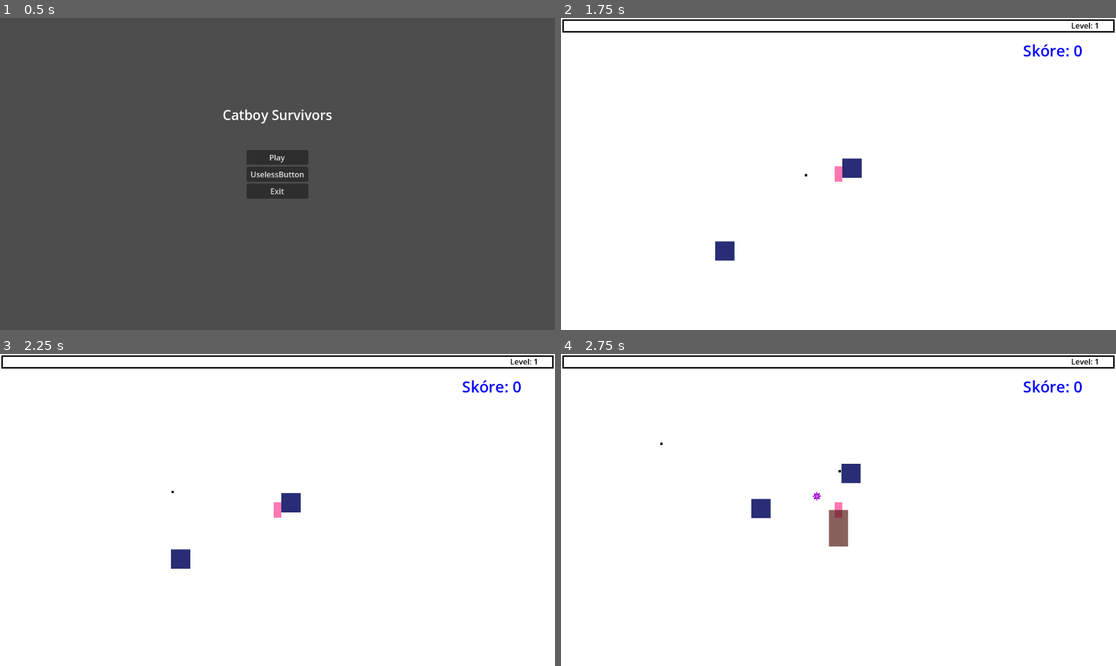
Above: before the commit, frames 1-4 (two rows, left to right).
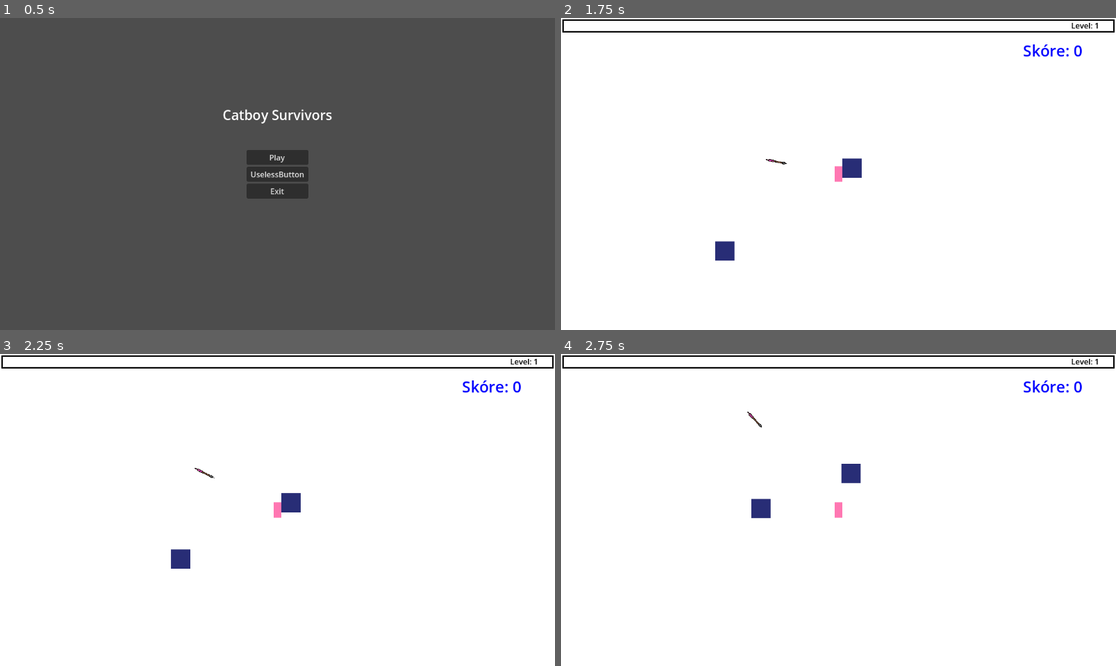
Above: after the commit, the same moments.

Repository: TaroAsukai/Catboy-Survivors
Game: Godot game, scene res://MainScene/MainMenu/menu.tscn
Same seed, same stepped clock (60 frames per second), same inputs: the game is played once before the commit and once after it.
Inputs:
- Up to frame 1 (0.5 s): no input
- Up to frame 2 (1.75 s): click "Play" at 0.5 s; hold D (moveRight) from 1.28 s (still down)
- Up to frame 3 (2.25 s): release D (moveRight) at 2.03 s; hold S (moveDown) from 2.03 s (still down)
- Up to frame 4 (2.75 s): keep holding S (moveDown)

Frame 1 is identical in both runs. In frame 2, less than 0.1% of the frame differs, in the area x 36-45%, y 45-51%; in frame 3, less than 0.1%; in frame 4, 0.5%, in the area x 17-52%, y 18-62%.

Commit message:
added arrow attack

Diff:
--- a/Player/Attack/MagicBall2/MagicBall2.gd
+++ b/Player/Attack/MagicBall2/MagicBall2.gd
@@ -21,8 +21,6 @@
 func _on_timer_timeout():
 	queue_free()
 
-
-
 func _on_body_entered(body):
 	if body.is_in_group("Enemies"):
 		body.get_hit(damage)
--- /dev/null
+++ b/Player/Attack/YonduArrow/yondu_arrow.gd
@@ -0,0 +1,109 @@
+extends Area2D
+
+var level = 1
+var damage = 3
+var speed = 400
+var paths = 1
+var cooldown = 4.0
+
+var target = Vector2.ZERO
+var target_array = []
+var direction = Vector2.ZERO
+var resetPosition = Vector2.ZERO
+
+@onready var player = get_tree().get_first_node_in_group("player")
+@onready var collision = $CollisionShape2D
+@onready var attackTimer = get_node("%AttackTimer")
+@onready var ChangeDirectionTimer = get_node("%ChangeDirection")
+@onready var resetPosTimer = get_node("%ResetPosTimer")
+signal remove_from_array(object)
+
+func _ready():
+	updateArrow()
+	#_on_reset_pos_timer_timeout()
+
+func updateArrow():
+	level = player.arrowLevel
+	match level:
+		1:
+			damage = 3
+			speed = 500
+			paths = 1
+
+	attackTimer.wait_time = cooldown
+
+func _physics_process(delta):
+	if (target_array.size() > 0):
+		position += direction * speed * delta
+	else:
+		var playerDirection = global_position.direction_to(resetPosition)
+		var distanceDif = global_position - player.global_position
+		var returnSpeed = 50
+		if (abs(distanceDif.x) > 500 or abs(distanceDif.y) > 500):
+			returnSpeed = 250
+		position += playerDirection * returnSpeed * delta
+		rotation = global_position.direction_to(player.global_position).angle() + deg_to_rad(135)
+
+func addPaths():
+	emit_signal("remove_from_array", self)
+	target_array.clear()
+	for i in range(paths):
+		var newPath = player.get_target()
+		target_array.append(newPath)
+		enableAttack(true)
+	target = target_array[0]
+	processPath()
+
+func processPath():
+	if (target == null):
+		ChangeDirectionTimer.start()
+		return
+
+	direction = global_position.direction_to(target)
+	ChangeDirectionTimer.start()
+	var tween = create_tween()
+	var newRotation = direction.angle() + deg_to_rad(135)
+	tween.tween_property(self, "rotation", newRotation, 0.25).set_trans(Tween.TRANS_QUINT).set_ease(Tween.EASE_OUT)
+	tween.play()
+
+func _on_attack_timer_timeout():
+	addPaths()
+
+func enableAttack(attack = true):
+	if (attack == true):
+		collision.call_deferred("set", "disabled", false)
+	else:
+		collision.call_deferred("set", "disabled", true)
+
+func _on_change_direction_timeout():
+	if (target_array.size() > 0):
+		target_array.remove_at(0)
+		if (target_array.size() > 0):
+			target = target_array[0]
+			processPath()
+			emit_signal("remove_from_array", self)
+		else:
+			enableAttack(false)
+	else:
+		ChangeDirectionTimer.stop()
+		attackTimer.start()
+		enableAttack(false)
+
+
+#func _on_reset_pos_timer_timeout():
+	var chooseDirection = randi() % 4
+	resetPosition = player.global_position
+#	match chooseDirection:
+#		0:
+#			resetPosition.x += 50
+#		1:
+#			resetPosition.x -= 50
+#		2:
+#			resetPosition.y += 50
+#		3:
+#			resetPosition.y -= 50
+
+
+func _on_body_entered(body):
+	if body.is_in_group("Enemies"):
+		body.get_hit(damage)
--- /dev/null
+++ b/Player/Attack/YonduArrow/yondu_arrow.tscn
@@ -0,0 +1,42 @@
+[gd_scene load_steps=4 format=3 uid="uid://baukljklqmdno"]
+
+[ext_resource type="Texture2D" uid="uid://dpl0b8lnp8aor" path="res://Player/Attack/YonduArrow/YonduArrow.png" id="1_7yeo7"]
+[ext_resource type="Script" path="res://Player/Attack/YonduArrow/yondu_arrow.gd" id="1_58d6d"]
+
+[sub_resource type="RectangleShape2D" id="RectangleShape2D_oi6rn"]
+size = Vector2(5.65685, 45.2548)
+
+[node name="YonduArrow" type="Area2D"]
+top_level = true
+collision_layer = 8
+collision_mask = 8
+script = ExtResource("1_58d6d")
+
+[node name="Sprite2D" type="Sprite2D" parent="."]
+texture_filter = 1
+rotation = 4.71239
+texture = ExtResource("1_7yeo7")
+
+[node name="CollisionShape2D" type="CollisionShape2D" parent="."]
+rotation = -0.785398
+shape = SubResource("RectangleShape2D_oi6rn")
+disabled = true
+
+[node name="AttackTimer" type="Timer" parent="."]
+unique_name_in_owner = true
+wait_time = 4.0
+one_shot = true
+autostart = true
+
+[node name="ChangeDirection" type="Timer" parent="."]
+unique_name_in_owner = true
+
+[node name="ResetPosTimer" type="Timer" parent="."]
+unique_name_in_owner = true
+wait_time = 3.0
+autostart = true
+
+[connection signal="body_entered" from="." to="." method="_on_body_entered"]
+[connection signal="timeout" from="AttackTimer" to="." method="_on_attack_timer_timeout"]
+[connection signal="timeout" from="ChangeDirection" to="." method="_on_change_direction_timeout"]
+[connection signal="timeout" from="ResetPosTimer" to="." method="_on_reset_pos_timer_timeout"]
--- a/Player/Player.tscn
+++ b/Player/Player.tscn
@@ -61,7 +61,7 @@
 [sub_resource type="CircleShape2D" id="CircleShape2D_rouqy"]
 radius = 262.002
 
-[node name="Player" type="CharacterBody2D"]
+[node name="Player" type="CharacterBody2D" groups=["player"]]
 collision_mask = 13
 script = ExtResource("1_5ealv")
 
@@ -140,6 +140,9 @@
 [node name="MagicBall2Timer" type="Timer" parent="Attack"]
 unique_name_in_owner = true
 
+[node name="ArrowBase" type="Node2D" parent="Attack"]
+unique_name_in_owner = true
+
 [connection signal="area_entered" from="CollectArea" to="." method="_on_collect_area_area_entered"]
 [connection signal="area_entered" from="GrabArea" to="." method="_on_grab_area_area_entered"]
 [connection signal="body_entered" from="MagicBall2Range" to="." method="_on_magic_ball_2_range_body_entered"]
--- a/Scripts/Player.gd
+++ b/Scripts/Player.gd
@@ -5,15 +5,21 @@
 var projectile_scene = preload("res://Player/Bullets/Magic_Ball.tscn")
 var melee_scene = preload("res://Player/Melee/melee.tscn")
 var magicBall2 = preload("res://Player/Attack/MagicBall2/MagicBall2.tscn")
+var arrow = preload("res://Player/Attack/YonduArrow/yondu_arrow.tscn")
 var score = 0  # Skóre hráče
 var speed = 200
 
-#SPELL LEVEL
-var magicBall2Level = 1
+#SPELLs
+@onready var MagicBall2Timer = get_node("%MagicBall2Timer")
+@onready var ArrowBase = get_node("%ArrowBase")
+
+var magicBall2Level = 0
 var MagicBall2Cooldown = 2
 
-@onready var MagicBall2Timer = get_node("%MagicBall2Timer")
+var arrowLevel = 1
+var arrowCap = 1
 
+#ENEMIES
 var enemyInRange = []
 
 #PLAYER LEVEL
@@ -41,8 +47,8 @@
 	timer_melee.one_shot = false
 	timer_melee.connect("timeout", on_Timer_timeout_Melee)
 
-	add_child(timer)
-	add_child(timer_melee)
+	#add_child(timer)
+	#add_child(timer_melee)
 
 	attack()
 
@@ -85,6 +91,9 @@
 		MagicBall2Timer.wait_time = MagicBall2Cooldown
 		if (MagicBall2Timer.is_stopped()):
 			MagicBall2Timer.start()
+
+	if (arrowLevel > 0):
+		spawnArrow()
 
 func update_score(points):
 	score += points
@@ -150,7 +159,6 @@
 	else:
 		return null
 
-
 func _on_magic_ball_2_range_body_entered(body):
 	if not (enemyInRange.has(body)):
 		enemyInRange.append(body)
@@ -159,3 +167,12 @@
 func _on_magic_ball_2_range_body_exited(body):
 	if (enemyInRange.has(body)):
 		enemyInRange.erase(body)
+
+func spawnArrow():
+	var numberOfArrows = ArrowBase.get_child_count()
+	var arrowSpawns = arrowCap - numberOfArrows
+	if (arrowSpawns > 0):
+		var arrowSpawn = arrow.instantiate()
+		arrowSpawn.global_position = global_position
+		ArrowBase.add_child(arrowSpawn)
+		arrowSpawns -= 1
Binary file added: Player/Attack/YonduArrow/YonduArrow.png
Not shown, added: Player/Attack/YonduArrow/YonduArrow.png.import
